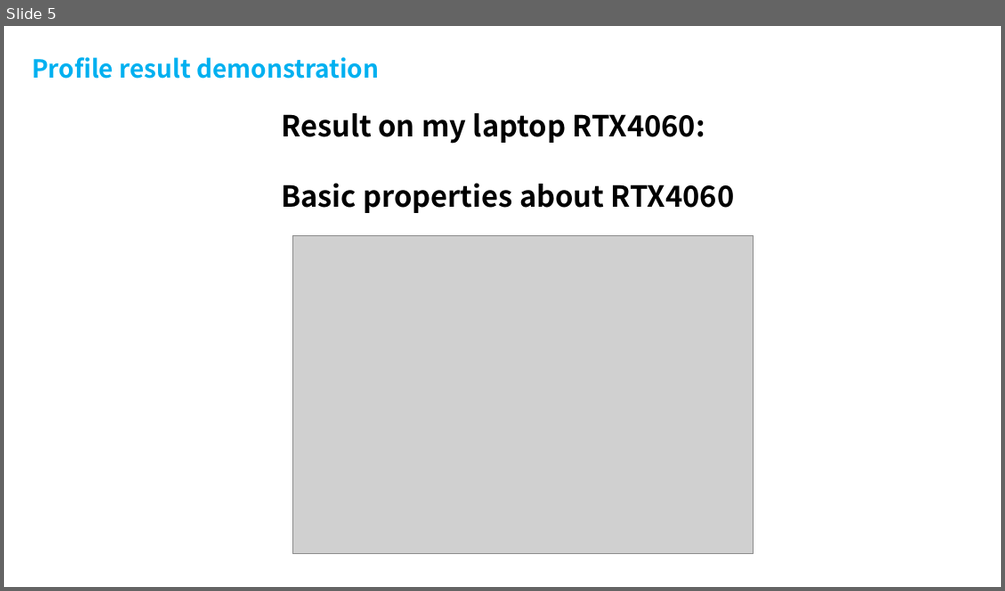
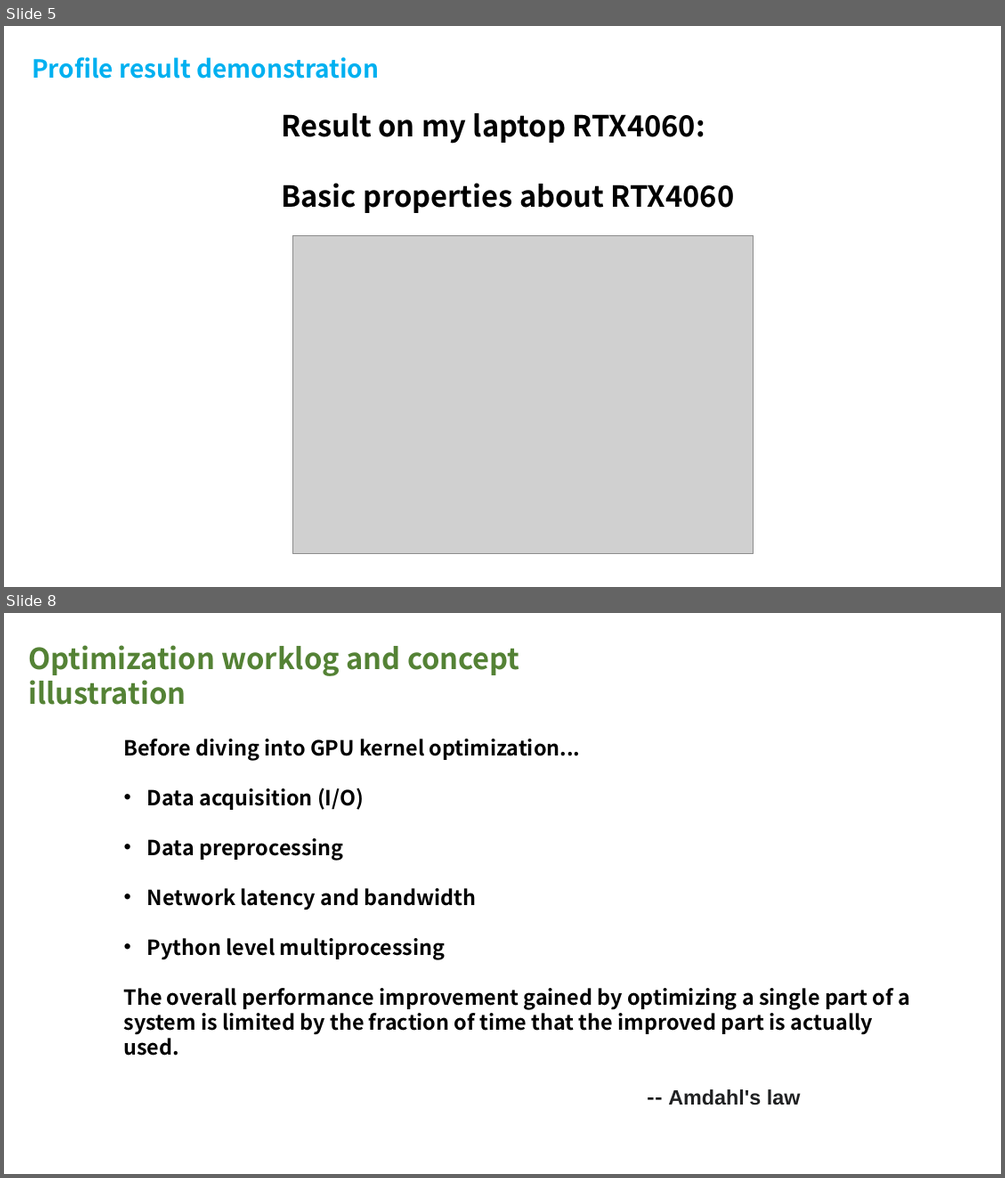
Before and after one commit to InhabitancyCocoon/feather_gemm, a slide deck: docs/presentation.pptx. Shown one above the other, each under a label of ours: slide 5 before the commit, slides 5 and 8 after it; the slides between them are not shown. The pictures are 1005x591 and 1005x1178 pixels, drawn with LibreOffice and Linux fonts; fonts in the diff are those of the drawing; grey boxes stand for pictures. Boxes give left, top, right and bottom in pixels: in the first picture for what was removed or moved away, otherwise in the second. Text is boxed around its words. In the diff, an @@ line names an element or a change of style, - is before the commit and + after.

```diff
--- a/docs/presentation.pptx
+++ b/docs/presentation.pptx
@@ slide 8 added at (x1=4, y1=613, x2=1001, y2=1174), background #FFFFFF @@
@@ text added at (x1=28, y1=645, x2=520, y2=705), 28 pt, text #548235, bold @@
+Optimization worklog and concept illustration
@@ text added at (x1=124, y1=738, x2=911, y2=1055), 20 pt, text #000000, bold @@
+Before diving into GPU kernel optimization...
+• Data acquisition (I/O)
+• Data preprocessing
+• Network latency and bandwidth
+• Python level multiprocessing
+The overall performance improvement gained by optimizing a single part of a system is limited by the fraction of time that the improved part is actually used.
+-- Amdahl's law
```
Also in this commit, not shown: 6 slides changed, 40 other slides added, 5 slides removed.
